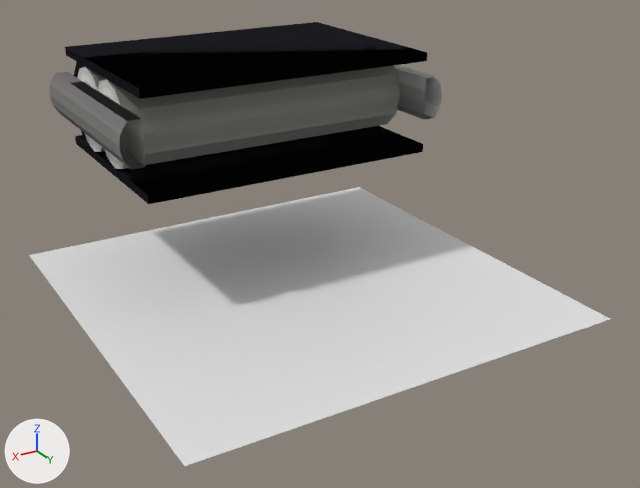
The Blender file resources/assets/taam/models/conveyor.blend, before and after one commit.
Rendered twice from a camera (50 mm lens) standing at (1.427, 1.145, 0.914) and looking at (0.484, -0.427, 0.128). Lighting does not change. The marker at lower left points along +X, +Y and +Z.

Names of what the first picture shows: 'Conveyor End', 'Conveyor Straight', 'Reference'.
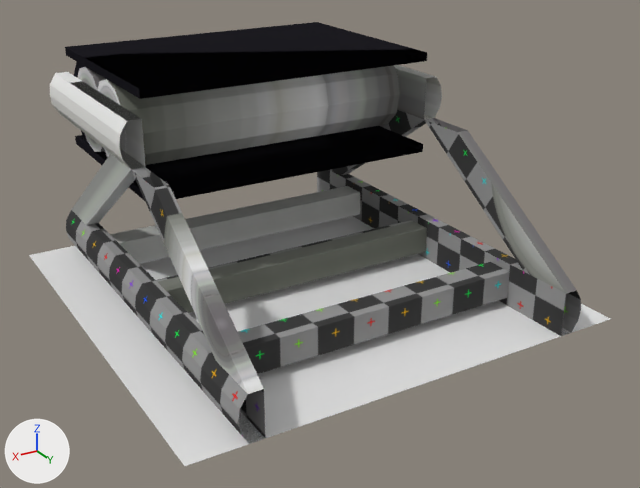
Diff of the bpy script that builds the scene:
```diff
--- a/resources/assets/taam/models/conveyor.blend.py
+++ b/resources/assets/taam/models/conveyor.blend.py
@@ me_csmdl @@
 me_csmdl.from_pydata(...)  # 68 vertices, 36 faces; spans x 0.1..0.9, y -1.0..-0.5, z 0.27..0.51
 # used by ob_conveyor_straight; location = (0.0, 0.0, 0.0)
+# me_csmdl part 1: texture (UV) coordinates of 36 of 36 faces, centred in x 0.102..0.898, y -0.793..-0.607, z 0.27..0.51, changed; they spanned u 0.0..0.96, v 0.0..0.59 and now span u 0.01..0.94, v 0.01..0.57
 me_csmdl.materials.append(mat_conveyor)
@@ ob_support @@
 ob_support.location = (0.0, 0.0, 0.0)
-ob_support.hide_viewport = True
```

Boxes (x1, y1, x2, y2) around the edits, measured in the pictures (640 x 488 px):
'Support', shown: after (66, 110, 581, 444)
part 1 of me_csmdl, surface changed: before (50, 22, 436, 204); after (50, 22, 436, 199)
